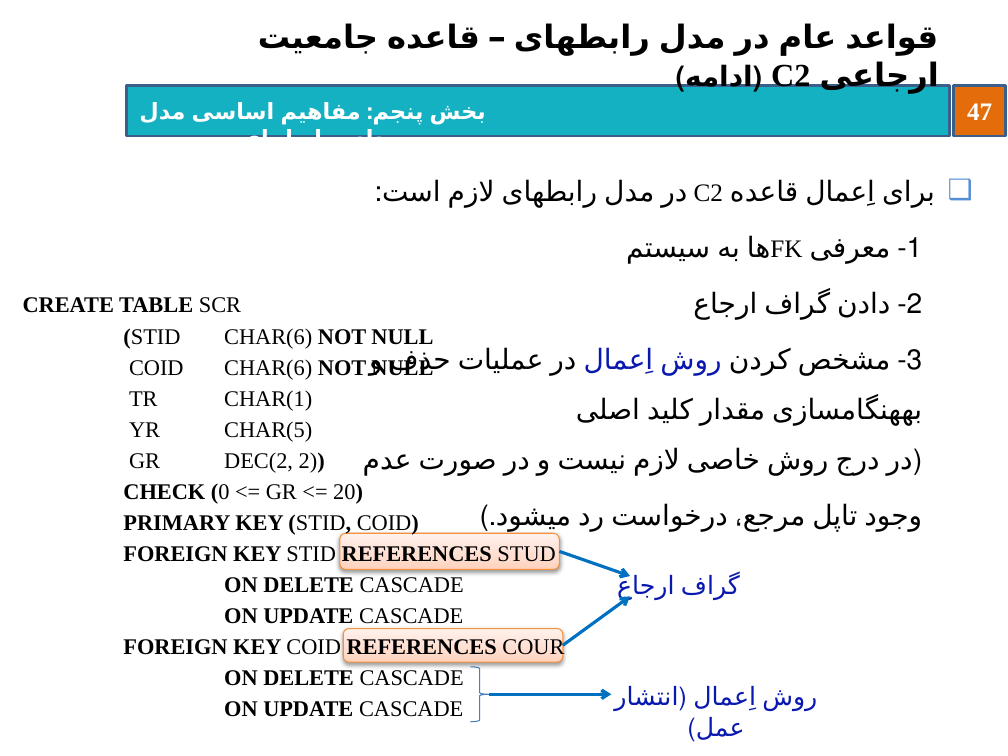
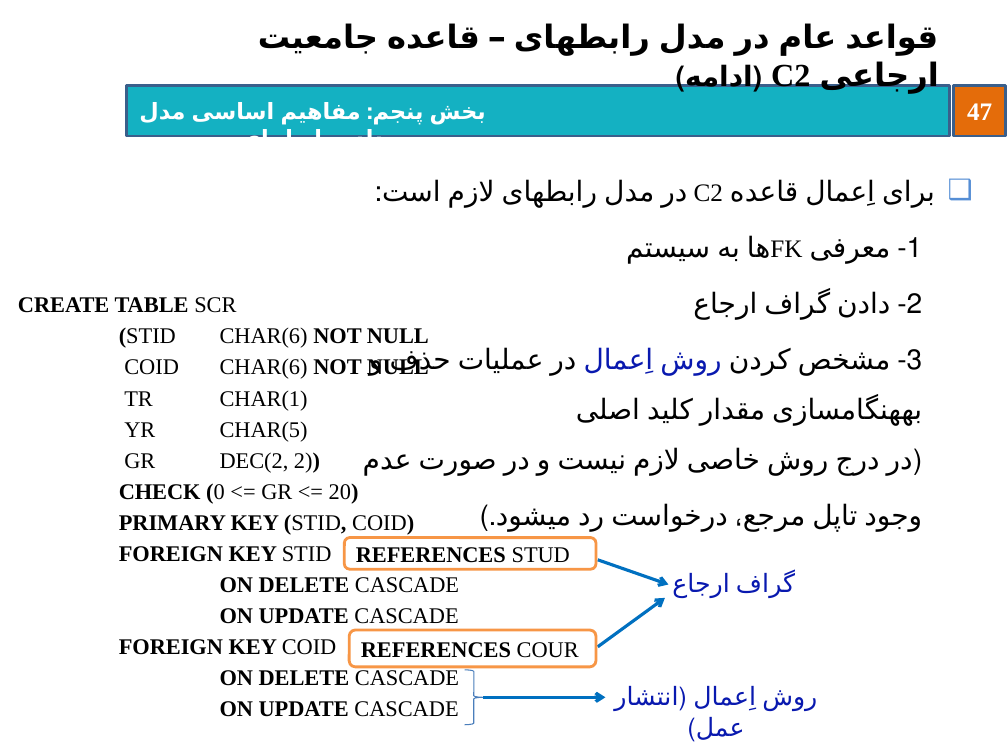
Before and after one commit to behnamhatami/DB-Slides, a slide deck: slide 47 of 5-DB-Relation.pptx. Drawn at 1008x756 pixels with LibreOffice and Linux fonts; fonts in the diff are those of the drawing; background and template pictures are left out. Boxes give left, top, right and bottom in pixels: in the first picture for what was removed or moved away, otherwise in the second. Text is boxed around its words. In the diff, an @@ line names an element or a change of style, - is before the commit and + after.

Commit message:
Slide 5 Revised (93/2/23): Slide 43 to 61

```diff
--- a/5-DB-Relation.pptx
+++ b/5-DB-Relation.pptx
@@ rounded rectangle removed at [340, 533, 559, 570] @@
@@ rounded rectangle added at [345, 537, 597, 569], fill #FFFFFF, outline #F79646 2 pt, 16 pt, text #000000, bold @@
+REFERENCES STUD
@@ text at [119, 546, 332, 562]: text changed @@
-FOREIGN KEY STID REFERENCES STUD
+FOREIGN KEY STID
@@ arrow moved from (559, 551) - (630, 576) to (598, 559) - (668, 585) @@
@@ text "گراف ارجاع": place and size @@
-text "گراف ارجاع" at [681, 573, 740, 600]
+text "گراف ارجاع" at [736, 571, 795, 598]
@@ arrow moved from (562, 645) - (630, 597) to (598, 647) - (665, 598) @@
@@ rounded rectangle removed at [344, 629, 563, 662] @@
@@ text at [119, 639, 337, 655]: text changed @@
-FOREIGN KEY COID REFERENCES COUR
+FOREIGN KEY COID
@@ rounded rectangle added at [349, 630, 596, 667], fill #FFFFFF, outline #F79646 2 pt, 16 pt, text #000000, bold @@
+REFERENCES COUR
@@ right brace: place and size @@
-right brace at [471, 667, 489, 722]
+right brace at [465, 670, 483, 725]
@@ arrow moved from (489, 695) - (611, 695) to (483, 698) - (606, 698) @@
```
Also in this commit, not shown: 2 other slides changed.
